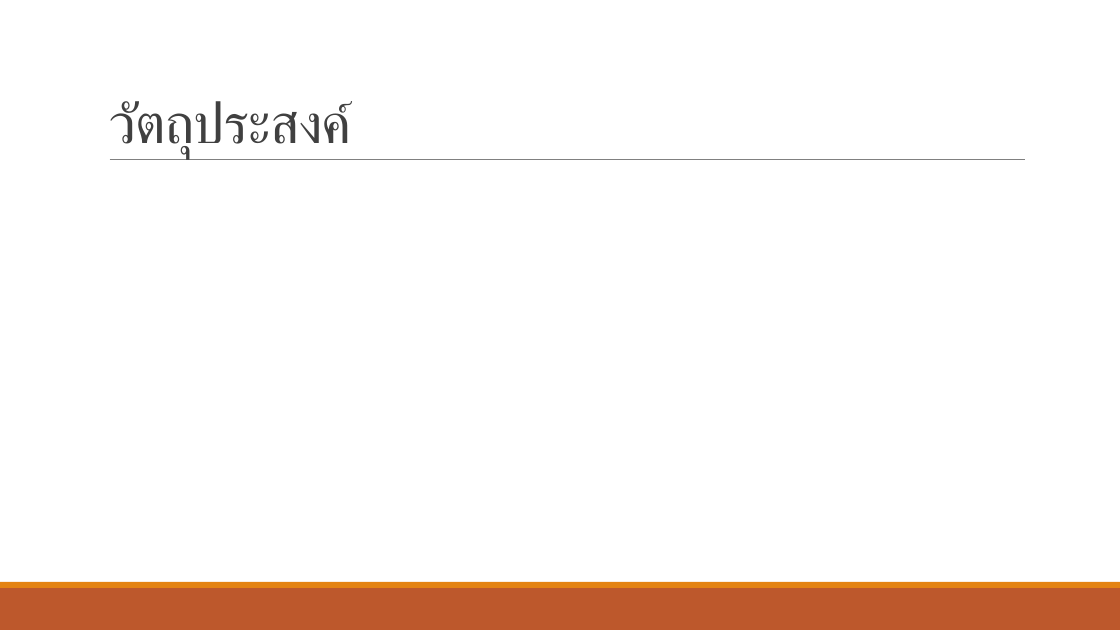
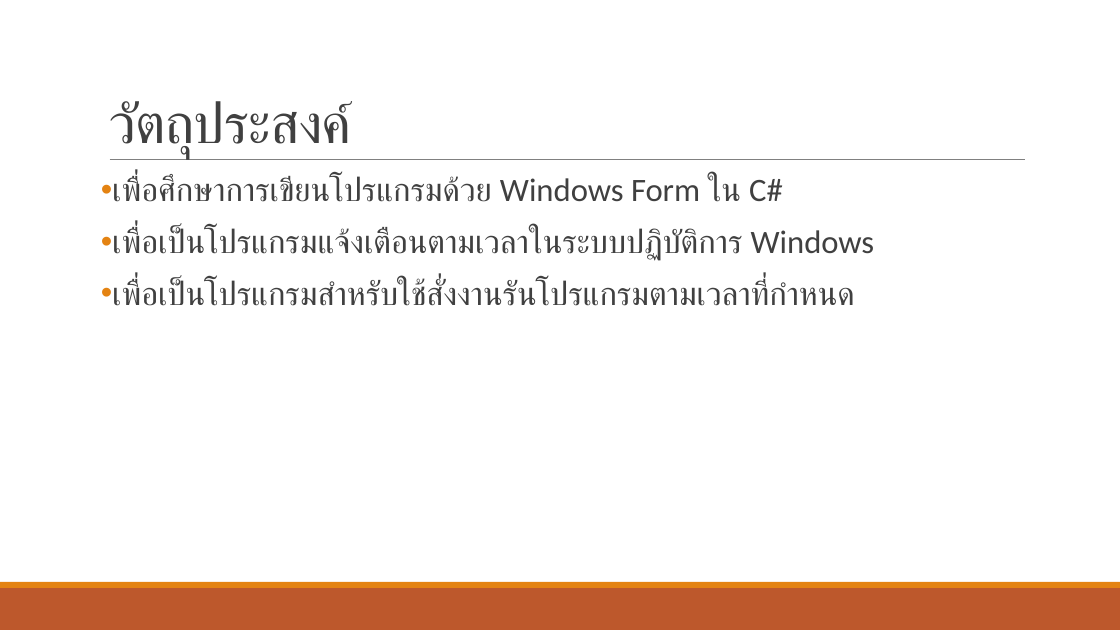
Before and after one commit to wannaphong/timenone, a slide deck: slide 2 of งานนำเสนอ.pptx. Drawn at 1120x630 pixels with LibreOffice and Linux fonts; fonts in the diff are those of the drawing. Boxes give left, top, right and bottom in pixels: in the first picture for what was removed or moved away, otherwise in the second. Text is boxed around its words. In the diff, an @@ line names an element or a change of style, - is before the commit and + after.

```diff
--- a/งานนำเสนอ.pptx
+++ b/งานนำเสนอ.pptx
@@ text added at (112,176,875,306), 28 pt, text #404040 @@
+• เพื่อศึกษาการเขียนโปรแกรมด้วย Windows Form ใน C#
+• เพื่อเป็นโปรแกรมแจ้งเตือนตามเวลาในระบบปฏิบัติการ Windows
+• เพื่อเป็นโปรแกรมสำหรับใช้สั่งงานรันโปรแกรมตามเวลาที่กำหนด
```
Also in this commit, not shown: 4 other slides changed, 10 slides added, 1 slide removed, 5 other files.
